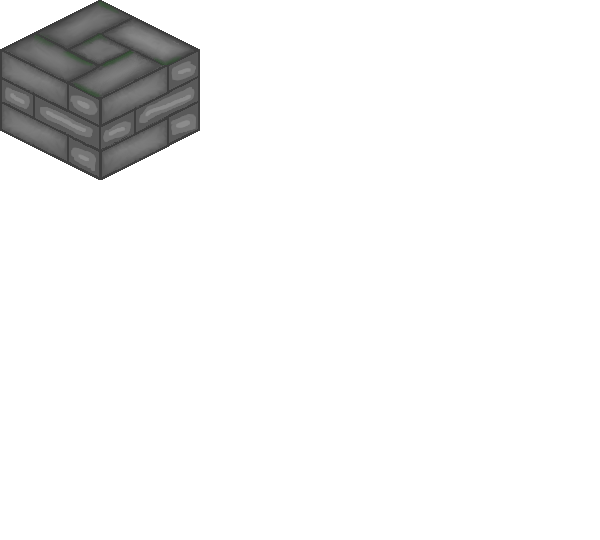
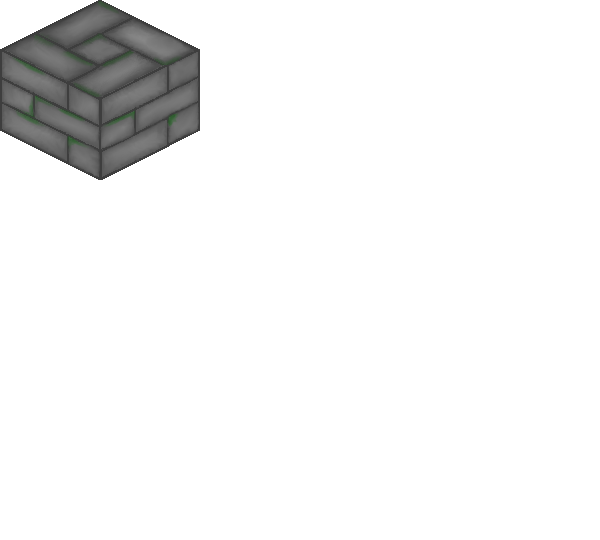
Layer changes from the first 600×540 image to the second:
added layer "грасс" above "грас" over [10,18,181,169]
painted on "грас" over [3,18,199,177]
